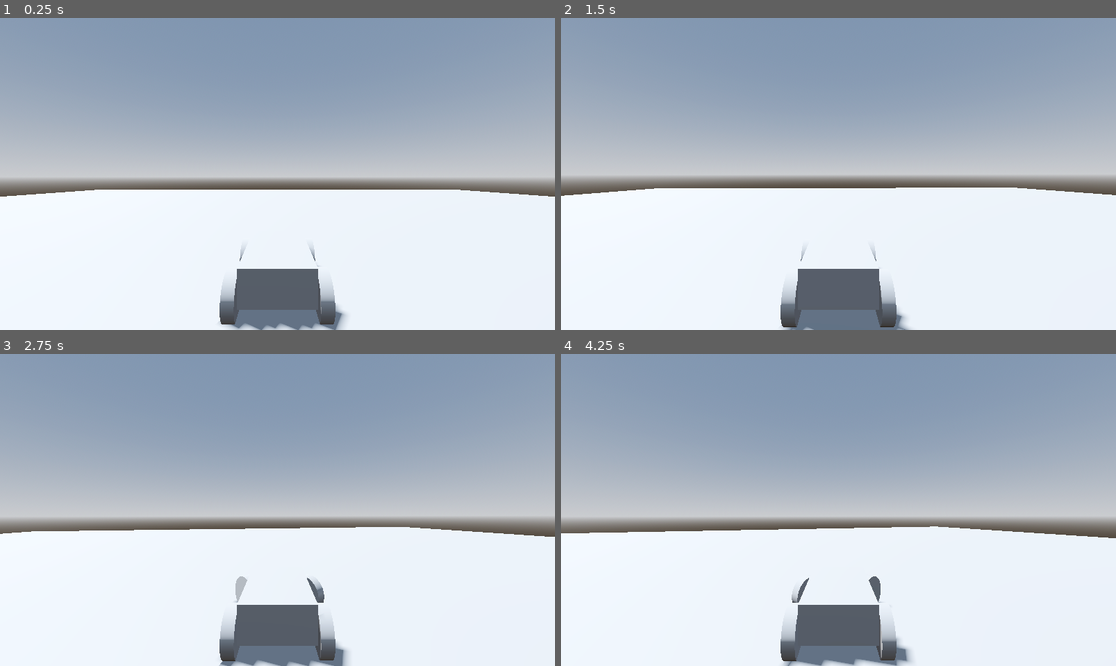
Above: before the commit, frames 1-4 (two rows, left to right).
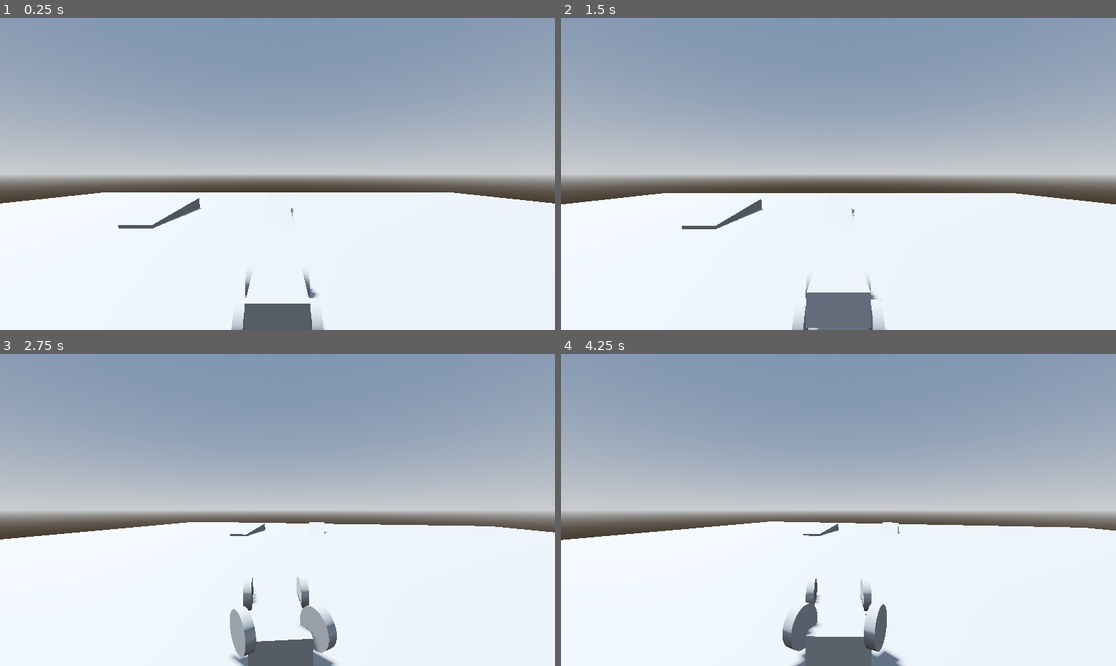
Above: after the commit, the same moments.

Repository: saeedmfarahani/diesel-rush
Game: Godot game, scene res://prototype_game.tscn
Same seed, same stepped clock (60 frames per second), same inputs: the game is played once before the commit and once after it.
Inputs:
- Up to frame 1 (0.25 s): no input
- Up to frame 2 (1.5 s): hold Right (ui_right) 0.53-1.28 s; hold Down (ui_down) from 1.28 s (still down)
- Up to frame 3 (2.75 s): release Down (ui_down) at 2.03 s; hold Right (ui_right) from 2.03 s (still down)
- Up to frame 4 (4.25 s): release Right (ui_right) at 2.78 s; hold Up (ui_up) 2.78-3.53 s; hold Left (ui_left) from 3.53 s (still down)

The runs differ from the first frame. In frame 1, 7.5% of the frame differs, in the area x 0-100%, y 50-100%; in frame 2, 4.6%; in frame 3, 10%; in frame 4, 9.6%.

Commit message:
:construction: added better camera

Diff:
--- /dev/null
+++ b/cam_holder.gd
@@ -0,0 +1,11 @@
+extends Node3D
+
+@export var target: Node3D
+@export var smoothing_speed: float = 5.0
+
+func _physics_process(delta: float) -> void:
+	# Snap position
+	global_position = target.global_position
+
+	# Smoothly interpolate rotation using the shortest path
+	global_rotation.y = lerp_angle(global_rotation.y, target.global_rotation.y, delta * smoothing_speed)
--- a/car.gd
+++ b/car.gd
@@ -13,8 +13,8 @@
 	for wheel in wheels:
 		wheel.wheel_friction_slip = wheel_friction_slip
 		wheel.suspension_stiffness = suspension_stiff_value
-	pass
+
 func _physics_process(delta: float) -> void:
-	steering = move_toward(steering,Input.get_axis("ui_left","ui_right") * max_steering,delta * 10.0)
+	steering = move_toward(steering,Input.get_axis("ui_right","ui_left") * max_steering,delta * 10.0)
 	engine_force = Input.get_axis("ui_down","ui_up") * engine_power
 	pass
--- a/prototype_game.tscn
+++ b/prototype_game.tscn
@@ -1,6 +1,7 @@
-[gd_scene load_steps=10 format=3 uid="uid://b82ftk5ylh8dl"]
+[gd_scene load_steps=13 format=3 uid="uid://b82ftk5ylh8dl"]
 
 [ext_resource type="Script" uid="uid://cwny6ciekh66o" path="res://car.gd" id="1_rhw53"]
+[ext_resource type="Script" uid="uid://drtwpe3adbg8s" path="res://cam_holder.gd" id="2_4g64t"]
 
 [sub_resource type="ProceduralSkyMaterial" id="ProceduralSkyMaterial_rhw53"]
 sky_horizon_color = Color(0.66224277, 0.6717428, 0.6867428, 1)
@@ -31,6 +32,12 @@
 [sub_resource type="PlaneMesh" id="PlaneMesh_fpxwr"]
 size = Vector2(30, 30)
 
+[sub_resource type="BoxShape3D" id="BoxShape3D_rhw53"]
+size = Vector3(0.88513184, 3.59906, 1)
+
+[sub_resource type="BoxMesh" id="BoxMesh_kbpft"]
+size = Vector3(0.8, 3.599, 1)
+
 [node name="PrototypeGame" type="Node3D"]
 
 [node name="WorldEnvironment" type="WorldEnvironment" parent="."]
@@ -42,11 +49,13 @@
 
 [node name="Car" type="VehicleBody3D" parent="." node_paths=PackedStringArray("wheels")]
 transform = Transform3D(1, 0, 0, 0, 1, 0, 0, 0, 1, 0, 0.32453644, 0)
-mass = 1000.0
+mass = 97.789
 script = ExtResource("1_rhw53")
 wheels = [NodePath("Wheel"), NodePath("Wheel2"), NodePath("Wheel3"), NodePath("Wheel4")]
-wheel_friction_slip = 10.0
-suspension_stiff_value = 30.0
+wheel_friction_slip = 0.5
+suspension_stiff_value = 50.0
+max_steering = 0.5
+engine_power = 500.0
 
 [node name="CollisionShape3D" type="CollisionShape3D" parent="Car"]
 transform = Transform3D(1, 0, 0, 0, 1, 0, 0, 0, 1, 0, 0.15, 0)
@@ -54,7 +63,6 @@
 
 [node name="Wheel" type="VehicleWheel3D" parent="Car"]
 transform = Transform3D(-4.371139e-08, 0, 1, 0, 1, 0, -1, 0, -4.371139e-08, -0.362, 0.093, -0.36)
-use_as_traction = true
 wheel_radius = 0.2
 
 [node name="MeshInstance3D" type="MeshInstance3D" parent="Car/Wheel"]
@@ -63,7 +71,6 @@
 
 [node name="Wheel2" type="VehicleWheel3D" parent="Car"]
 transform = Transform3D(-4.371139e-08, 0, 1, 0, 1, 0, -1, 0, -4.371139e-08, -0.362, 0.093, 0.36)
-use_as_traction = true
 wheel_radius = 0.2
 
 [node name="MeshInstance3D" type="MeshInstance3D" parent="Car/Wheel2"]
@@ -72,6 +79,7 @@
 
 [node name="Wheel3" type="VehicleWheel3D" parent="Car"]
 transform = Transform3D(-4.371139e-08, 0, 1, 0, 1, 0, -1, 0, -4.371139e-08, 0.414, 0.093, 0.36)
+use_as_traction = true
 use_as_steering = true
 wheel_radius = 0.2
 
@@ -81,6 +89,7 @@
 
 [node name="Wheel4" type="VehicleWheel3D" parent="Car"]
 transform = Transform3D(-4.371139e-08, 0, 1, 0, 1, 0, -1, 0, -4.371139e-08, 0.414, 0.093, -0.36)
+use_as_traction = true
 use_as_steering = true
 wheel_radius = 0.2
 
@@ -92,9 +101,6 @@
 transform = Transform3D(1, 0, 0, 0, 1, 0, 0, 0, 1, 0, 0.15, 0)
 mesh = SubResource("BoxMesh_4g64t")
 
-[node name="Camera3D" type="Camera3D" parent="Car"]
-transform = Transform3D(-4.371139e-08, 0, -1, 0, 1, 0, 1, 0, -4.371139e-08, -2, 1, 0)
-
 [node name="Ground" type="StaticBody3D" parent="."]
 
 [node name="CollisionShape3D" type="CollisionShape3D" parent="Ground"]
@@ -102,3 +108,32 @@
 
 [node name="MeshInstance3D" type="MeshInstance3D" parent="Ground"]
 mesh = SubResource("PlaneMesh_fpxwr")
+
+[node name="StaticBody3D" type="StaticBody3D" parent="."]
+transform = Transform3D(1, 0, 0, 0, 1, 0, 0, 0, 1, 5.415148, -0.1055938, 0)
+
+[node name="CollisionShape3D" type="CollisionShape3D" parent="StaticBody3D"]
+transform = Transform3D(0.18209827, 0.98328036, 0, -0.98328036, 0.18209827, 0, 0, 0, 1, 0, 0, 0)
+shape = SubResource("BoxShape3D_rhw53")
+
+[node name="MeshInstance3D" type="MeshInstance3D" parent="StaticBody3D"]
+transform = Transform3D(0.18223552, 0.9832549, 0, -0.9832549, 0.18223552, 0, 0, 0, 1, 0, 0, 0)
+mesh = SubResource("BoxMesh_kbpft")
+
+[node name="StaticBody3D2" type="StaticBody3D" parent="."]
+transform = Transform3D(0.99685276, 0.07927685, 0, -0.07927685, 0.99685276, 0, 0, 0, 1, 5.415148, -0.1055938, -4.1578026)
+
+[node name="CollisionShape3D" type="CollisionShape3D" parent="StaticBody3D2"]
+transform = Transform3D(0.18209827, 0.98328036, 0, -0.98328036, 0.18209827, 0, 0, 0, 1, 0, 0, 0)
+shape = SubResource("BoxShape3D_rhw53")
+
+[node name="MeshInstance3D" type="MeshInstance3D" parent="StaticBody3D2"]
+transform = Transform3D(0.18223552, 0.9832549, 0, -0.9832549, 0.18223552, 0, 0, 0, 1, 0, 0, 0)
+mesh = SubResource("BoxMesh_kbpft")
+
+[node name="CamHolder" type="Node3D" parent="." node_paths=PackedStringArray("target")]
+script = ExtResource("2_4g64t")
+target = NodePath("../Car/MeshInstance3D")
+
+[node name="Camera3D" type="Camera3D" parent="CamHolder"]
+transform = Transform3D(-4.371139e-08, 0, -1, 0, 1, 0, 1, 0, -4.371139e-08, -2.3588781, 1.3245364, 0)
Not shown, added: cam_holder.gd.uid
